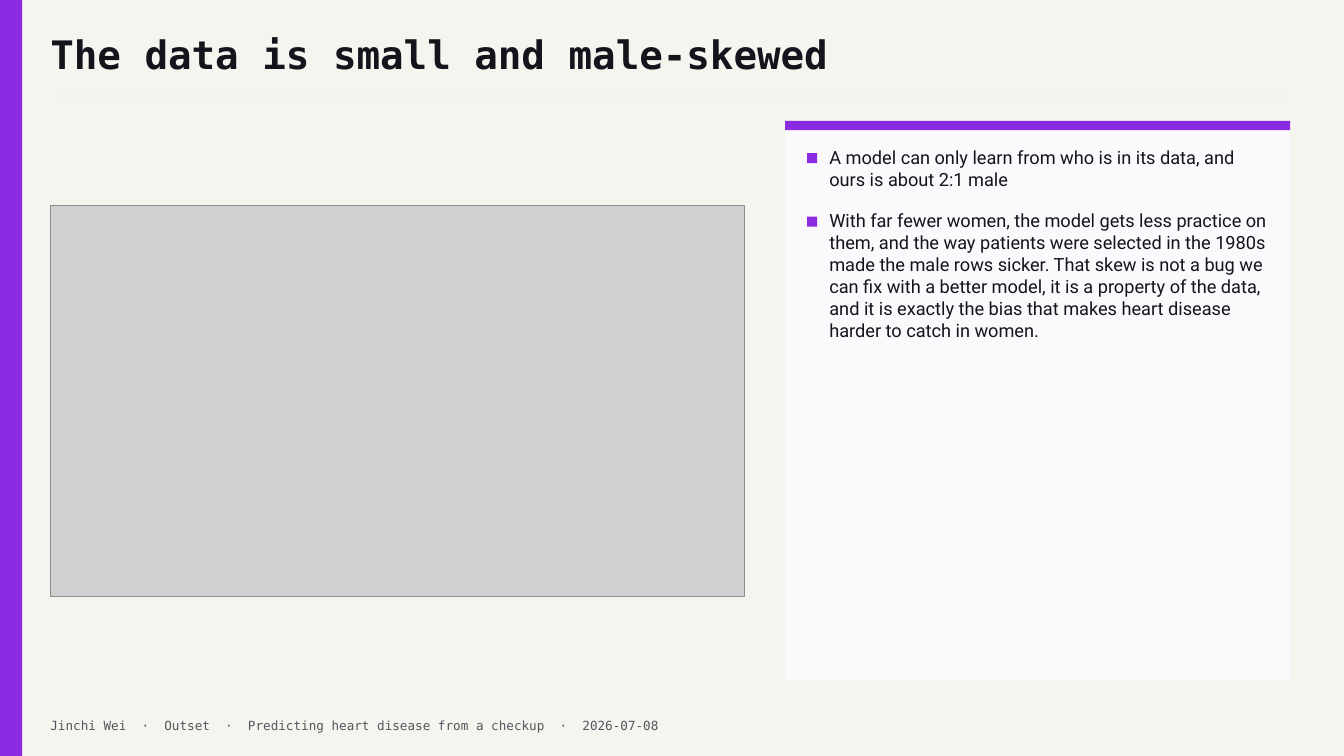
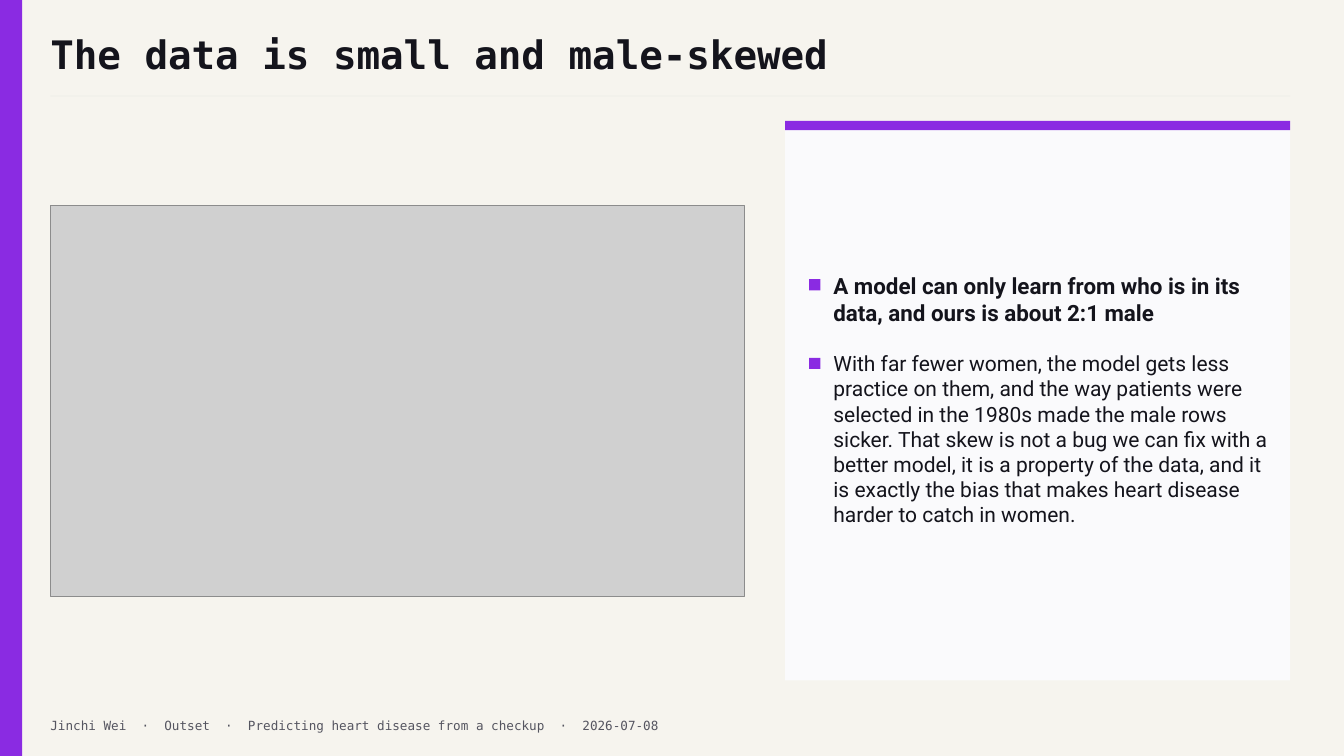
Before and after one commit to jinchiwei/outset-ai-healthcare, a slide deck: slide 13 of solutions/g5_heart/slides/g5_heart.pptx. Drawn at 1344x756 pixels with LibreOffice and Linux fonts; fonts in the diff are those of the drawing; grey boxes stand for pictures. Boxes give left, top, right and bottom in pixels: in the first picture for what was removed or moved away, otherwise in the second. Text is boxed around its words. In the diff, an @@ line names an element or a change of style, - is before the commit and + after.

```diff
--- a/solutions/g5_heart/slides/g5_heart.pptx
+++ b/solutions/g5_heart/slides/g5_heart.pptx
@@ rectangle: place and size @@
-rectangle at bbox=[808, 153, 818, 163]
+rectangle at bbox=[810, 279, 821, 290]
@@ text "A model can only learn ...": place and size @@
-text "A model can only learn ..." at bbox=[829, 150, 1234, 186]
+text "A model can only learn ..." at bbox=[833, 277, 1240, 325]
@@ text "A model can only learn ..." at bbox=[833, 277, 1240, 325]: size 13 to 16 pt, bold on @@
@@ rectangle: place and size @@
-rectangle at bbox=[808, 217, 818, 227]
+rectangle at bbox=[810, 358, 821, 369]
@@ text "With far fewer women, the ...": place and size @@
-text "With far fewer women, the ..." at bbox=[829, 213, 1266, 337]
+text "With far fewer women, the ..." at bbox=[833, 355, 1267, 523]
@@ text "With far fewer women, the ..." at bbox=[833, 355, 1267, 523]: size 13 to 15 pt @@
```
Also in this commit, not shown: 9 other slides changed, 3 other files.
